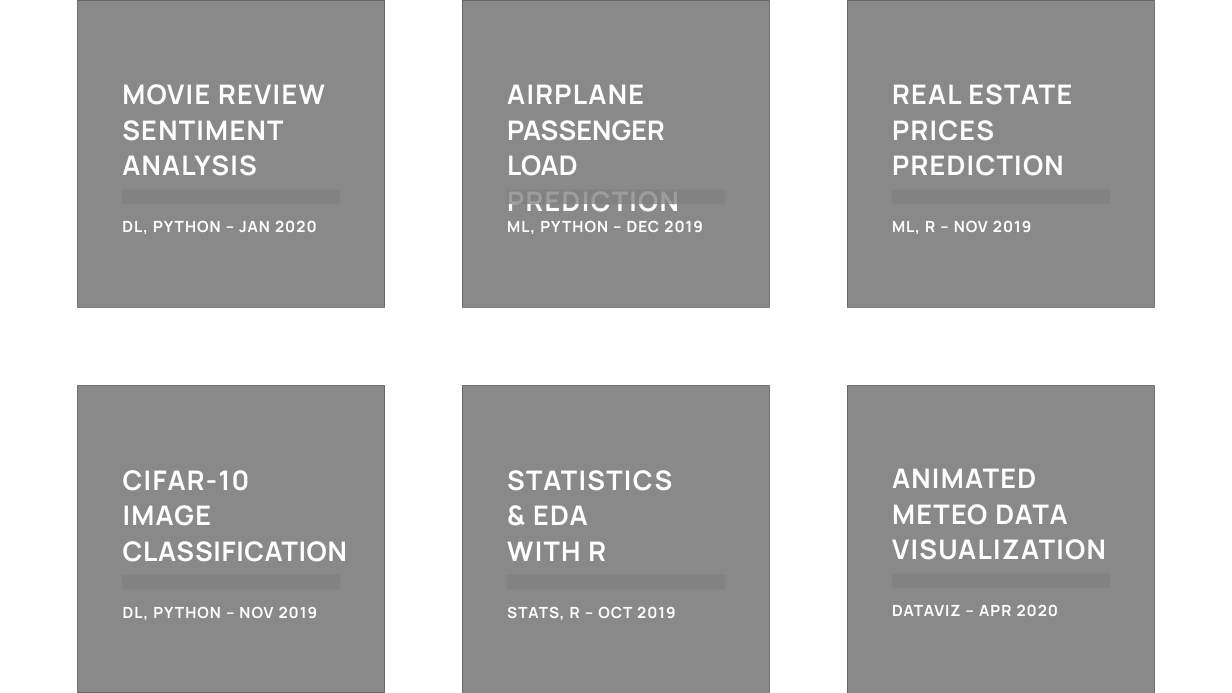
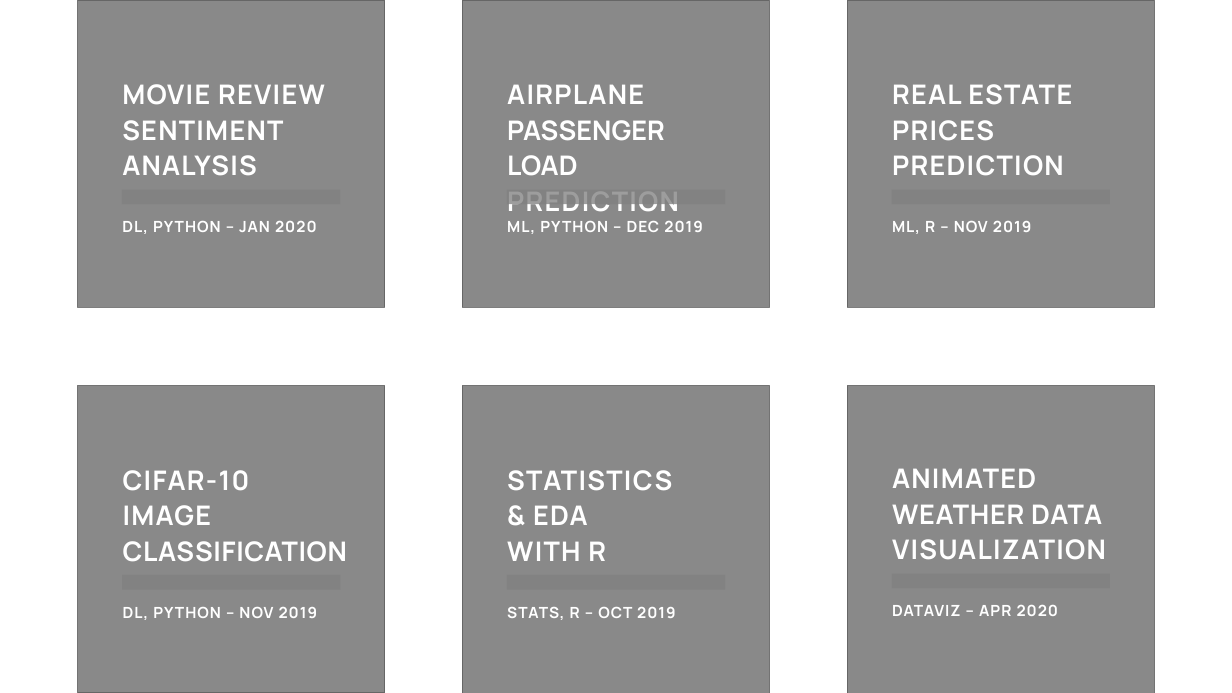
Before and after one commit to tdemareuil/tdemareuil.github.io, a slide deck: slide 2 of assets/images/portfolio/tiles.pptx. Drawn at 1232x693 pixels with LibreOffice and Linux fonts; fonts in the diff are those of the drawing; grey boxes stand for pictures. Boxes give left, top, right and bottom in pixels: in the first picture for what was removed or moved away, otherwise in the second. Text is boxed around its words. In the diff, an @@ line names an element or a change of style, - is before the commit and + after.

```diff
--- a/assets/images/portfolio/tiles.pptx
+++ b/assets/images/portfolio/tiles.pptx
@@ text at (892, 468, 1106, 560): text changed @@
-ANIMATED METEO DATA VISUALIZATION
+ANIMATED WEATHER DATA VISUALIZATION
```
Also in this commit, not shown: 2 other files.
